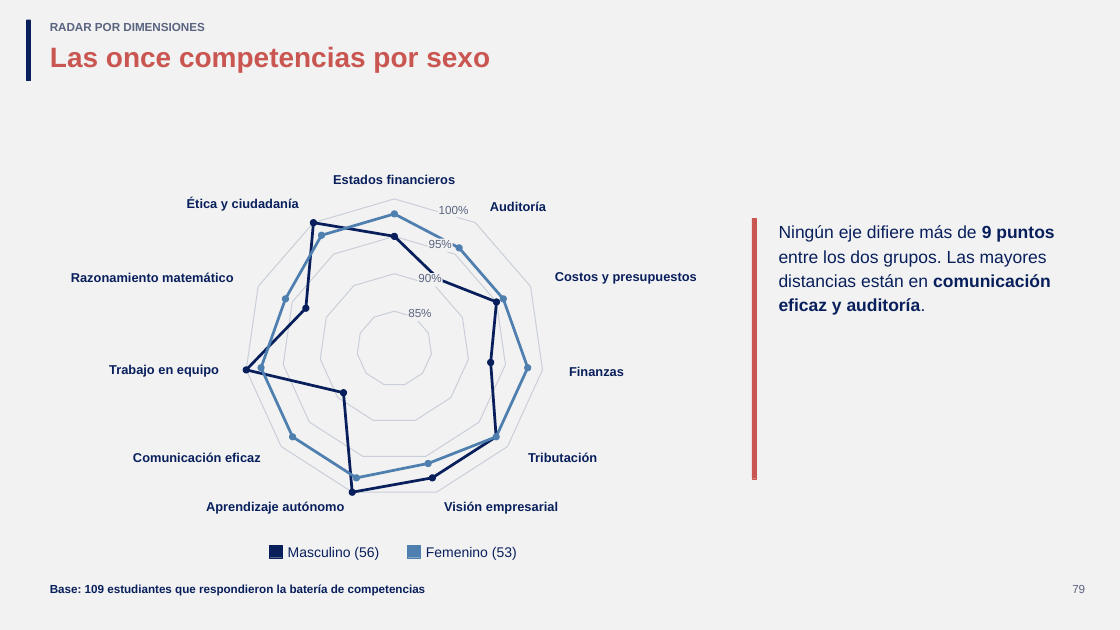
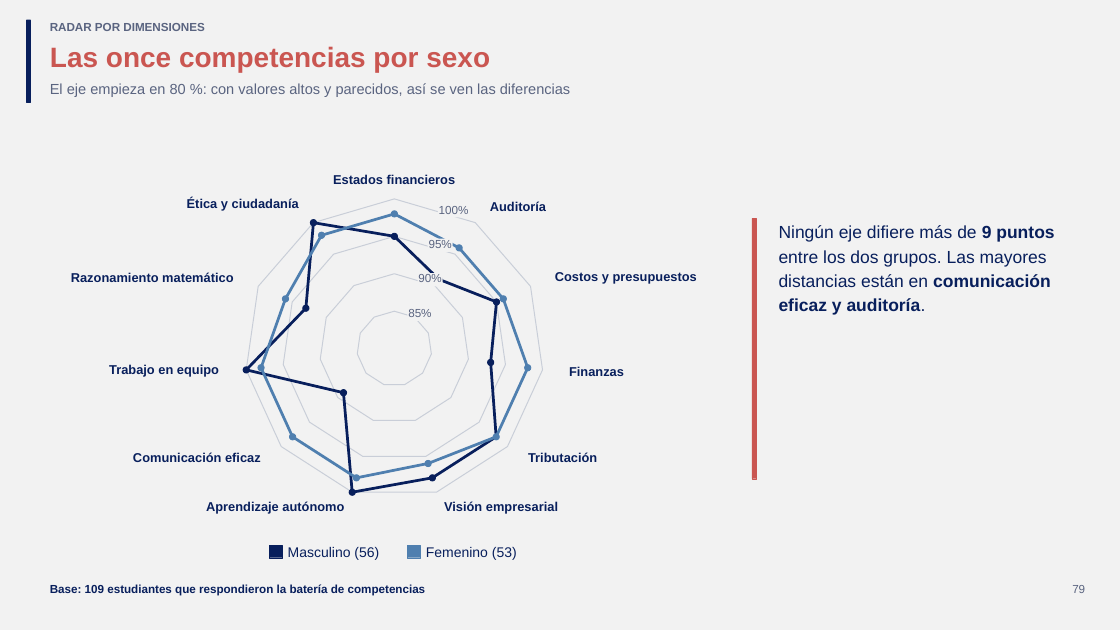
Before and after one commit to GonzaloAlmendariz/prosecnur-app, a slide deck: slide 79 of docs/qa/motor-ppt-2026-10-06/4-recetario/recetario-moderna.pptx. Drawn at 1120x630 pixels with LibreOffice and Linux fonts; fonts in the diff are those of the drawing; background and template pictures are left out. Boxes give left, top, right and bottom in pixels: in the first picture for what was removed or moved away, otherwise in the second. Text is boxed around its words. In the diff, an @@ line names an element or a change of style, - is before the commit and + after.

```diff
--- a/docs/qa/motor-ppt-2026-10-06/4-recetario/recetario-moderna.pptx
+++ b/docs/qa/motor-ppt-2026-10-06/4-recetario/recetario-moderna.pptx
@@ rectangle: place and size @@
-rectangle at bbox=[27, 19, 31, 80]
+rectangle at bbox=[27, 19, 31, 102]
@@ text added at bbox=[50, 83, 570, 97], 12.5 pt, text #5A6480 @@
+El eje empieza en 80 %: con valores altos y parecidos, así se ven las diferencias
```
Also in this commit, not shown: 15 other slides changed, 4 slides added, 11 other files.
